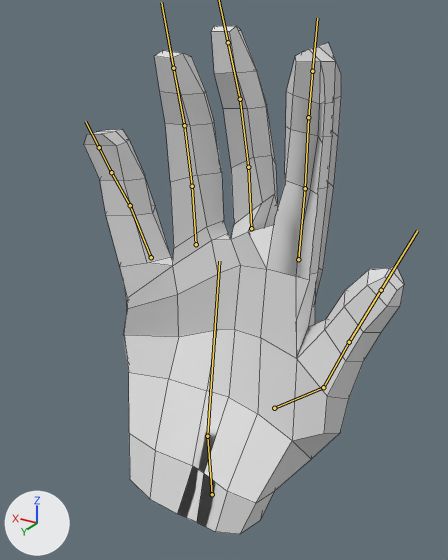
One commit to the FBX model Assets/Hand/Hand_with_animations.fbx: the scene before it, then after it.
Before and after are seen from a 50 mm lens placed at (-2.29, 3.42, 1.76), pointed at (-0.15, -0.15, -0.03). The axes (+X, +Y, +Z) are drawn at lower left. The lights are the same throughout. Both versions are drawn at frame 1 of the action 'Grab'; the numbers are the values there. The bones that bend it are drawn over the model as lines. Mesh edges are drawn as thin lines.
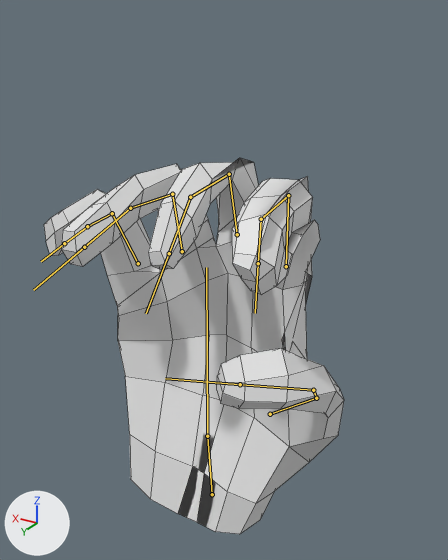
What differs and where, as boxes (x1, y1, x2, y2) in the pictures (448 x 560 px):
'Cube', posed (6% narrower, 26% shorter): before (84, 26, 404, 534); after (44, 158, 344, 534)
bone 'Bone.001', root to tip: before (207, 436) to (219, 261); after (207, 436) to (206, 267)
bone 'Bone.003', root to tip: before (130, 205) to (111, 172); after (112, 213) to (87, 226)
bone 'Bone.004', root to tip: before (111, 172) to (99, 147); after (87, 226) to (64, 243)
bone 'Bone.006', root to tip: before (192, 186) to (184, 125); after (172, 194) to (130, 208)
bone 'Bone.007', root to tip: before (184, 125) to (173, 68); after (130, 208) to (84, 247)
bone 'Bone.009', root to tip: before (248, 167) to (240, 99); after (229, 174) to (190, 197)
bone 'Bone.010', root to tip: before (240, 99) to (228, 42); after (190, 197) to (169, 253)
bone 'Bone.012', root to tip: before (305, 188) to (308, 117); after (288, 195) to (261, 219)
bone 'Bone.013', root to tip: before (308, 117) to (312, 71); after (261, 219) to (258, 263)
bone 'Bone.015', root to tip: before (323, 387) to (349, 342); after (316, 398) to (313, 390)
bone 'Bone.016', root to tip: before (349, 342) to (381, 290); after (313, 390) to (240, 384)

The change in detail:
Bone 'Bone.001' (bone_bone_001) turns from (0, 0, 0) to (-7, 0, 0) degrees about its own x, y and z.
Bone 'Bone.003' (bone_bone_003) turns from (0, 0, 0) to (-70, 17, -18) degrees about its own x, y and z.
Bone 'Bone.004' (bone_bone_004) turns from (0, 0, 0) to (0, -17, -30) degrees about its own x, y and z.
Bone 'Bone.006' (bone_bone_006) turns from (0, 0, 0) to (-74, 3, -23) degrees about its own x, y and z.
Bone 'Bone.007' (bone_bone_007) turns from (0, 0, 0) to (-4, -13, -23) degrees about its own x, y and z.
Bone 'Bone.009' (bone_bone_009) turns from (0, 0, 0) to (-75, 7, -23) degrees about its own x, y and z.
Bone 'Bone.010' (bone_bone_010) turns from (0, 0, 0) to (-24, -2, -21) degrees about its own x, y and z.
Bone 'Bone.012' (bone_bone_012) turns from (0, 0, 0) to (-75, 13, -28) degrees about its own x, y and z.
Bone 'Bone.013' (bone_bone_013) turns from (0, 0, 0) to (-24, 3, -12) degrees about its own x, y and z.
Bone 'Bone.015' (bone_bone_015) turns from (0, 0, 0) to (-48, 31, -21) degrees about its own x, y and z.
Bone 'Bone.016' (bone_bone_016) turns from (0, 0, 0) to (-10, -64, -69) degrees about its own x, y and z.
